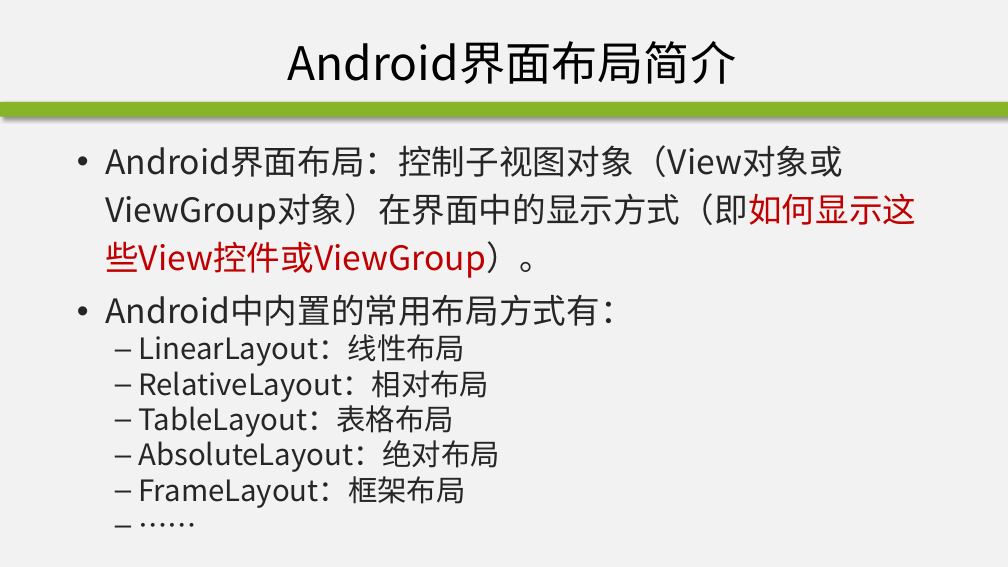
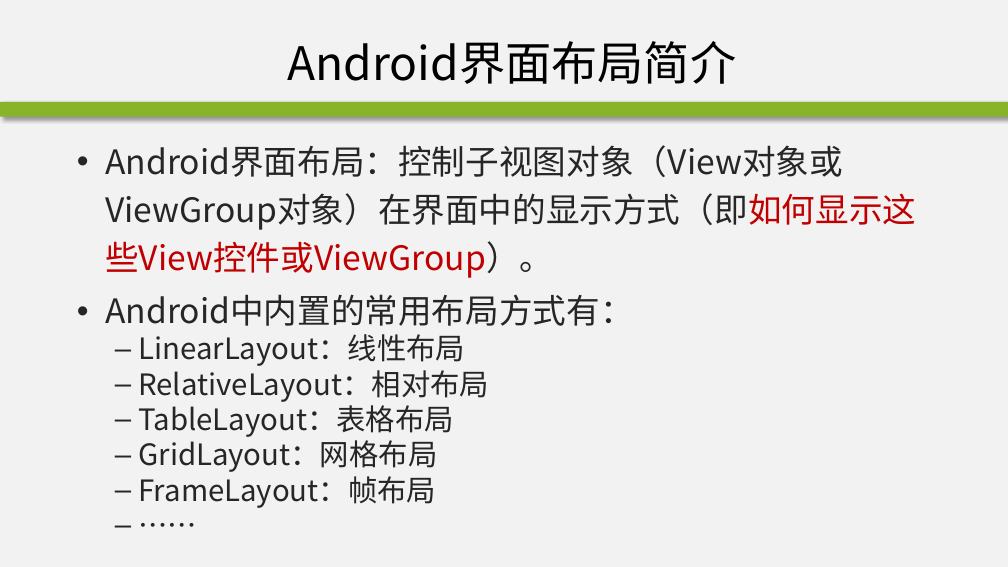
Before and after one commit to edu2act/course-android, a slide deck: slide 8 of materials/slides/ch02-2.pptx. Drawn at 1008x567 pixels with LibreOffice and Linux fonts; fonts in the diff are those of the drawing; background and template pictures are left out. Boxes give left, top, right and bottom in pixels: in the first picture for what was removed or moved away, otherwise in the second. Text is boxed around its words. In the diff, an @@ line names an element or a change of style, - is before the commit and + after.

```diff
--- a/materials/slides/ch02-2.pptx
+++ b/materials/slides/ch02-2.pptx
@@ text at bbox=[138, 436, 437, 508]: text changed @@
-  – AbsoluteLayout：绝对布局
-  – FrameLayout：框架布局
+  – GridLayout：网格布局
+  – FrameLayout：帧布局
```
Also in this commit, not shown: 21 other slides changed, 5 slides added, 6 slides removed, 1 other file.
